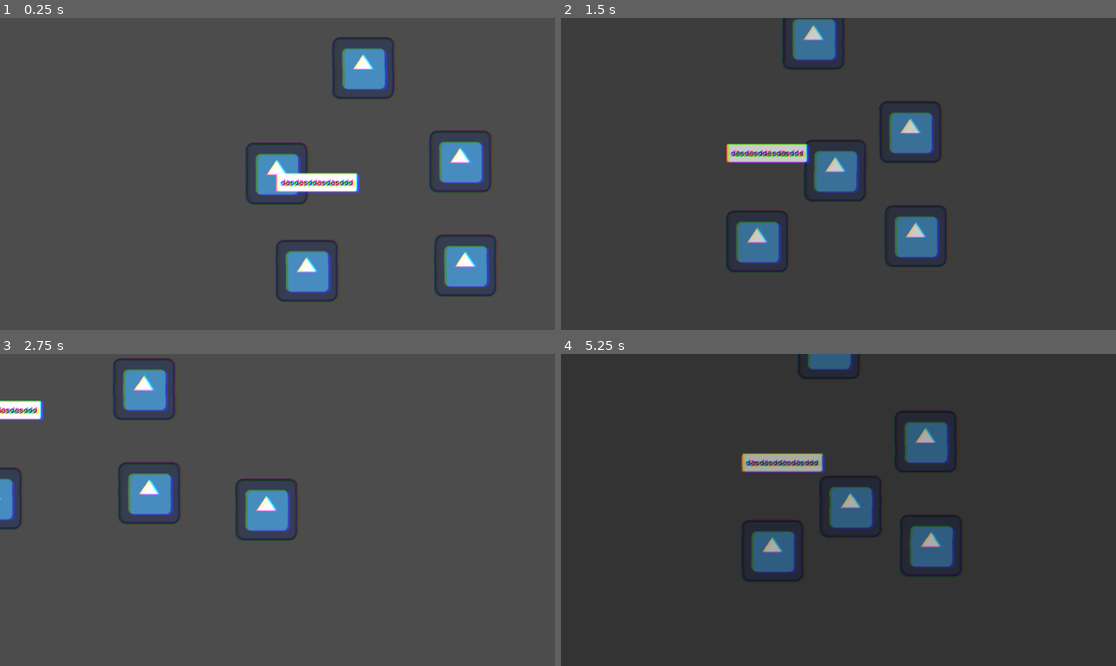
Above: before the commit, frames 1-4 (two rows, left to right).
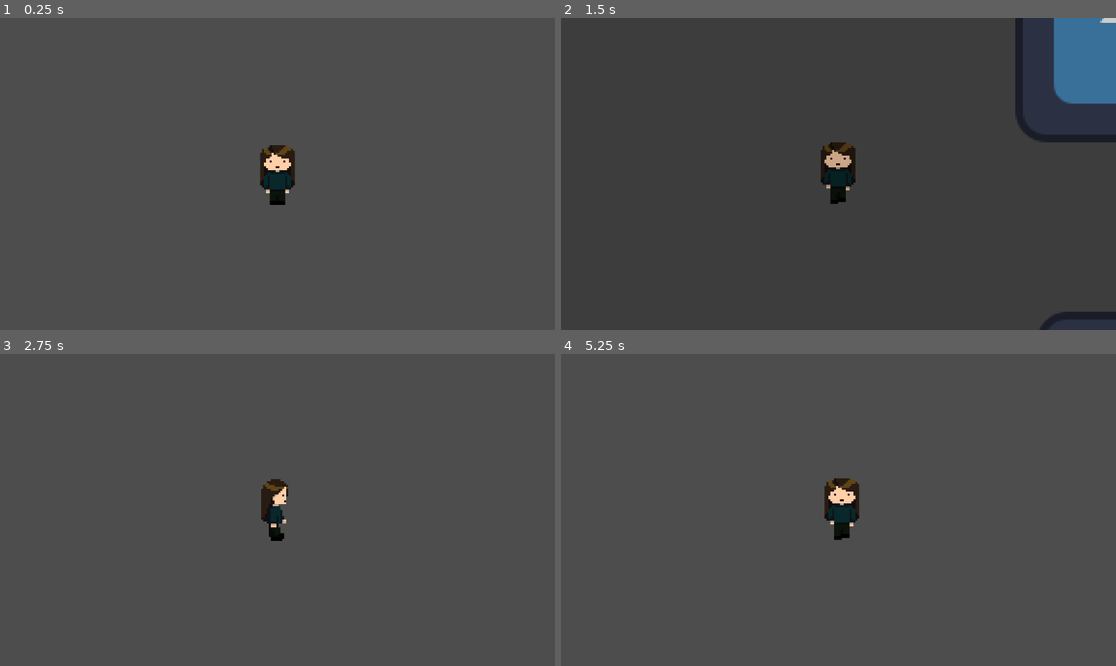
Above: after the commit, the same moments.

Repository: GameJam2025BG/Gamejam2025BG-gamecode
Game: Godot game, scene res://main.tscn
Same seed, same stepped clock (60 frames per second), same inputs: the game is played once before the commit and once after it. The engine's default icon, where the game draws it, is replaced by a stand-in: a white triangle on a blue panel in a dark square.
Inputs:
- Up to frame 1 (0.25 s): no input
- Up to frame 2 (1.5 s): tap Enter (ui_accept) at 0.5, 0.77, 0.8, 1.07, 1.35 s; hold D (move_right) 0.53-1.28 s; hold Space (advance_dialog, bound only after the commit) 0.53-1.28 s; hold S (move_down) from 1.28 s (still down)
- Up to frame 3 (2.75 s): tap Enter (ui_accept) at 1.52, 1.82, 2.3 s; tap Space (advance_dialog, bound only after the commit) at 1.55 s; release S (move_down) at 2.03 s; hold D (move_right) from 2.03 s (still down); hold Shift (Run) from 2.03 s (still down)
- Up to frame 4 (5.25 s): release D (move_right) at 2.78 s; release Shift (Run) at 2.78 s; hold Up (move_up) 2.78-3.53 s; tap Space (advance_dialog, bound only after the commit) at 2.85, 4.55 s; tap Enter (ui_accept) at 3.02, 3.32, 3.77, 3.8, 4.07, 4.35, 4.52, 4.82 s; hold Space (advance_dialog, bound only after the commit) 3.53-4.28 s; hold A (move_left) 3.53-5.03 s; hold S (move_down) from 5.03 s (still down); hold Shift (Run) from 5.03 s (still down)

The runs differ from the first frame. In frame 1, 8.6% of the frame differs, in the area x 44-90%, y 6-92%; in frame 2, 12%; in frame 3, 5.9%; in frame 4, 100%, in the area x 0-100%, y 0-100%.
Error after the commit: Cannot call method 'change_scene_to_file' on a null value. (res://scripts/area_2d1.gd:15)

Commit message:
AIMATIONS

Diff:
--- a/gamejam2025bg/components/main_charecter.tscn
+++ b/gamejam2025bg/components/main_charecter.tscn
@@ -1,12 +1,12 @@
-[gd_scene load_steps=11 format=3 uid="uid://d1d5w4hwtp3yn"]
+[gd_scene load_steps=21 format=3 uid="uid://d1d5w4hwtp3yn"]
 
 [ext_resource type="Script" path="res://scripts/main_charecter.gd" id="1_go1eu"]
-[ext_resource type="Texture2D" uid="uid://bi3w4kfhivyeg" path="res://icon.svg" id="2_ei7oe"]
 [ext_resource type="Shader" path="res://shaders/pixel_sort.gdshader" id="2_mm24y"]
 [ext_resource type="Script" path="res://scripts/camera_effects.gd" id="2_tcway"]
 [ext_resource type="Script" path="res://scripts/pixel_sort.gd" id="4_2nj7y"]
 [ext_resource type="Shader" path="res://shaders/bug_effect.gdshader" id="4_2y0o8"]
 [ext_resource type="Script" path="res://scripts/bug_effect.gd" id="5_q21jr"]
+[ext_resource type="Texture2D" uid="uid://bxsrdpi5equf0" path="res://textures/rika.png" id="7_m8rc4"]
 
 [sub_resource type="ShaderMaterial" id="ShaderMaterial_4l6gm"]
 shader = ExtResource("2_mm24y")
@@ -24,13 +24,174 @@
 shader_parameter/direction_b = Vector2(-0.7, -0.3)
 
 [sub_resource type="RectangleShape2D" id="RectangleShape2D_vr2pu"]
-size = Vector2(138, 139)
+size = Vector2(18.25, 33)
+
+[sub_resource type="Animation" id="Animation_82v51"]
+length = 0.001
+tracks/0/type = "value"
+tracks/0/imported = false
+tracks/0/enabled = true
+tracks/0/path = NodePath("Sprite2D:frame")
+tracks/0/interp = 1
+tracks/0/loop_wrap = true
+tracks/0/keys = {
+"times": PackedFloat32Array(0),
+"transitions": PackedFloat32Array(1),
+"update": 1,
+"values": [0]
+}
+
+[sub_resource type="Animation" id="Animation_q7782"]
+resource_name = "idle_back"
+loop_mode = 1
+tracks/0/type = "value"
+tracks/0/imported = false
+tracks/0/enabled = true
+tracks/0/path = NodePath("Sprite2D:frame")
+tracks/0/interp = 1
+tracks/0/loop_wrap = true
+tracks/0/keys = {
+"times": PackedFloat32Array(0, 0.4, 0.9),
+"transitions": PackedFloat32Array(1, 1, 1),
+"update": 1,
+"values": [8, 9, 8]
+}
+
+[sub_resource type="Animation" id="Animation_eqaec"]
+resource_name = "idle_left"
+loop_mode = 1
+tracks/0/type = "value"
+tracks/0/imported = false
+tracks/0/enabled = true
+tracks/0/path = NodePath("Sprite2D:frame")
+tracks/0/interp = 1
+tracks/0/loop_wrap = true
+tracks/0/keys = {
+"times": PackedFloat32Array(0, 0.4, 0.9),
+"transitions": PackedFloat32Array(1, 1, 1),
+"update": 1,
+"values": [4, 5, 4]
+}
+
+[sub_resource type="Animation" id="Animation_38h87"]
+resource_name = "idle_right"
+loop_mode = 1
+tracks/0/type = "value"
+tracks/0/imported = false
+tracks/0/enabled = true
+tracks/0/path = NodePath("Sprite2D:frame")
+tracks/0/interp = 1
+tracks/0/loop_wrap = true
+tracks/0/keys = {
+"times": PackedFloat32Array(0, 0.4, 0.9),
+"transitions": PackedFloat32Array(1, 1, 1),
+"update": 1,
+"values": [12, 13, 12]
+}
+
+[sub_resource type="Animation" id="Animation_x8kq7"]
+resource_name = "walk_front"
+length = 0.8
+loop_mode = 1
+tracks/0/type = "value"
+tracks/0/imported = false
+tracks/0/enabled = true
+tracks/0/path = NodePath("Sprite2D:frame")
+tracks/0/interp = 1
+tracks/0/loop_wrap = true
+tracks/0/keys = {
+"times": PackedFloat32Array(0, 0.366667, 0.7),
+"transitions": PackedFloat32Array(1, 1, 1),
+"update": 1,
+"values": [2, 3, 2]
+}
+
+[sub_resource type="Animation" id="Animation_fk4k4"]
+resource_name = "walk_back"
+length = 0.8
+loop_mode = 1
+tracks/0/type = "value"
+tracks/0/imported = false
+tracks/0/enabled = true
+tracks/0/path = NodePath("Sprite2D:frame")
+tracks/0/interp = 1
+tracks/0/loop_wrap = true
+tracks/0/keys = {
+"times": PackedFloat32Array(0, 0.366667, 0.7),
+"transitions": PackedFloat32Array(1, 1, 1),
+"update": 1,
+"values": [10, 11, 10]
+}
+
+[sub_resource type="Animation" id="Animation_6v4ts"]
+resource_name = "walk_left"
+length = 0.8
+loop_mode = 1
+tracks/0/type = "value"
+tracks/0/imported = false
+tracks/0/enabled = true
+tracks/0/path = NodePath("Sprite2D:frame")
+tracks/0/interp = 1
+tracks/0/loop_wrap = true
+tracks/0/keys = {
+"times": PackedFloat32Array(0, 0.366667, 0.7),
+"transitions": PackedFloat32Array(1, 1, 1),
+"update": 1,
+"values": [14, 15, 14]
+}
+
+[sub_resource type="Animation" id="Animation_rbck0"]
+resource_name = "walk_right"
+length = 0.8
+loop_mode = 1
+tracks/0/type = "value"
+tracks/0/imported = false
+tracks/0/enabled = true
+tracks/0/path = NodePath("Sprite2D:frame")
+tracks/0/interp = 1
+tracks/0/loop_wrap = true
+tracks/0/keys = {
+"times": PackedFloat32Array(0, 0.366667, 0.7),
+"transitions": PackedFloat32Array(1, 1, 1),
+"update": 1,
+"values": [6, 7, 7]
+}
+
+[sub_resource type="Animation" id="Animation_avpkv"]
+resource_name = "idle_front"
+loop_mode = 1
+tracks/0/type = "value"
+tracks/0/imported = false
+tracks/0/enabled = true
+tracks/0/path = NodePath("Sprite2D:frame")
+tracks/0/interp = 1
+tracks/0/loop_wrap = true
+tracks/0/keys = {
+"times": PackedFloat32Array(0, 0.5, 1),
+"transitions": PackedFloat32Array(1, 1, 1),
+"update": 1,
+"values": [0, 1, 0]
+}
+
+[sub_resource type="AnimationLibrary" id="AnimationLibrary_gvra8"]
+_data = {
+"RESET": SubResource("Animation_82v51"),
+"idle_back": SubResource("Animation_q7782"),
+"idle_front": SubResource("Animation_avpkv"),
+"idle_left": SubResource("Animation_eqaec"),
+"idle_right": SubResource("Animation_38h87"),
+"walk_back": SubResource("Animation_fk4k4"),
+"walk_front": SubResource("Animation_x8kq7"),
+"walk_left": SubResource("Animation_6v4ts"),
+"walk_right": SubResource("Animation_rbck0")
+}
 
 [node name="Main_Charecter" type="CharacterBody2D"]
 motion_mode = 1
 script = ExtResource("1_go1eu")
 
 [node name="Camera2D" type="Camera2D" parent="."]
+zoom = Vector2(4, 4)
 script = ExtResource("2_tcway")
 
 [node name="pixel_sort" type="CanvasLayer" parent="Camera2D"]
@@ -63,8 +224,15 @@
 script = ExtResource("5_q21jr")
 
 [node name="CollisionShape2D" type="CollisionShape2D" parent="."]
-position = Vector2(1, -0.5)
+position = Vector2(-1, 0)
 shape = SubResource("RectangleShape2D_vr2pu")
 
 [node name="Sprite2D" type="Sprite2D" parent="."]
-texture = ExtResource("2_ei7oe")
+texture = ExtResource("7_m8rc4")
+hframes = 4
+vframes = 4
+
+[node name="AnimationPlayer" type="AnimationPlayer" parent="."]
+libraries = {
+"": SubResource("AnimationLibrary_gvra8")
+}
--- a/gamejam2025bg/components/text_box.tscn
+++ b/gamejam2025bg/components/text_box.tscn
@@ -30,7 +30,6 @@
 layout_mode = 2
 theme_override_colors/font_color = Color(0, 0, 0, 1)
 theme_override_fonts/font = ExtResource("3_08x75")
-text = "dasdasddasdasddd"
 vertical_alignment = 1
 
 [node name="LetterDisplayTimer" type="Timer" parent="."]
--- a/gamejam2025bg/main.tscn
+++ b/gamejam2025bg/main.tscn
@@ -1,9 +1,8 @@
-[gd_scene load_steps=8 format=3 uid="uid://dipjjmf15edn4"]
+[gd_scene load_steps=7 format=3 uid="uid://dipjjmf15edn4"]
 
 [ext_resource type="Texture2D" uid="uid://bi3w4kfhivyeg" path="res://icon.svg" id="1_2vjvq"]
 [ext_resource type="Script" path="res://world.gd" id="1_i1j7d"]
 [ext_resource type="PackedScene" uid="uid://d1d5w4hwtp3yn" path="res://components/main_charecter.tscn" id="2_cdw4s"]
-[ext_resource type="PackedScene" uid="uid://b6muog2f3lir1" path="res://components/text_box.tscn" id="3_vojcw"]
 [ext_resource type="Script" path="res://scripts/area_2d1.gd" id="4_wqmt7"]
 
 [sub_resource type="RectangleShape2D" id="RectangleShape2D_k3ogu"]
@@ -43,8 +42,6 @@
 position = Vector2(117, -421)
 texture = ExtResource("1_2vjvq")
 
-[node name="TextBox" parent="." instance=ExtResource("3_vojcw")]
-
 [connection signal="body_entered" from="Sprite2D2/Sprite2D/Area2D" to="." method="_on_area_2d_body_entered"]
 [connection signal="body_entered" from="Sprite2D2/Sprite2D/Area2D" to="Sprite2D2/Sprite2D/Area2D" method="_on_body_entered"]
 [connection signal="body_exited" from="Sprite2D2/Sprite2D/Area2D" to="." method="_on_area_2d_body_exited"]
--- a/gamejam2025bg/project.godot
+++ b/gamejam2025bg/project.godot
@@ -53,6 +53,12 @@
 "events": [Object(InputEventKey,"resource_local_to_scene":false,"resource_name":"","device":-1,"window_id":0,"alt_press …(195 unchanged characters)…
 ]
 }
+advance_dialog={
+"deadzone": 0.5,
+"events": [Object(InputEventKey,"resource_local_to_scene":false,"resource_name":"","device":-1,"window_id":0,"alt_pressed":false,"shift_pressed":false,"ctrl_pressed":false,"meta_pressed":false,"pressed":false,"keycode":0,"physical_keycode":32,"key_label":0,"unicode":32,"location":0,"echo":false,"script":null)
+, Object(InputEventKey,"resource_local_to_scene":false,"resource_name":"","device":-1,"window_id":0,"alt_pressed":false,"shift_pressed":false,"ctrl_pressed":false,"meta_pressed":false,"pressed":false,"keycode":0,"physical_keycode":4194309,"key_label":0,"unicode":0,"location":0,"echo":false,"script":null)
+]
+}
 
 [rendering]
 
--- a/gamejam2025bg/scripts/area_2d1.gd
+++ b/gamejam2025bg/scripts/area_2d1.gd
@@ -12,4 +12,4 @@
 	if entered and Input.is_action_just_pressed("ui_accept"):
 		TransitionScreen.transition()
 		await TransitionScreen.on_transition_finished
-		get_tree().change_scene_to_file("res://world2.tscn")
+		get_tree().change_scene_to_file("res://components/world2.tscn")
--- a/gamejam2025bg/scripts/camera_effects.gd
+++ b/gamejam2025bg/scripts/camera_effects.gd
@@ -1,7 +1,7 @@
 extends Camera2D
 
-@export var max_offset: float = 50.0
-@export var offset_per_sec: float = 30.0
+@export var max_offset: float = 10.0
+@export var offset_per_sec: float = 2.0
 
 var offset_x: float = 0.0;
 var offset_y: float = 0.0;
--- a/gamejam2025bg/scripts/main_charecter.gd
+++ b/gamejam2025bg/scripts/main_charecter.gd
@@ -1,6 +1,11 @@
 extends CharacterBody2D
+
+@onready var animation = $AnimationPlayer
+
 @export var SPEED: float = 300.0
 @export var RUN_SPEED: float = 600.0
+
+var last_direction: Vector2 = Vector2(0, -1)
 
 func _physics_process(delta: float) -> void:
 
@@ -11,18 +16,34 @@
 	else:
 		speed = SPEED
 
-	# Handle movement.
-	if InputTracker.left:
-		print("left")
-		position.x -= speed * delta
-	if InputTracker.right:
-		print("right")
-		position.x += speed * delta
-	if InputTracker.up:
-		print("up")
-		position.y -= speed * delta
-	if InputTracker.down:
-		print("down")
-		position.y += speed * delta
+
+	if InputTracker.left || InputTracker.right || InputTracker.up || InputTracker.down:
+		# Handle movement.
+		if InputTracker.left:
+			animation.play("walk_left")
+			position.x -= speed * delta
+			last_direction = Vector2(-1, 0)
+		if InputTracker.right:
+			animation.play("walk_right")
+			position.x += speed * delta
+			last_direction = Vector2(1, 0)
+		if InputTracker.up:
+			animation.play("walk_back")
+			position.y -= speed * delta
+			last_direction = Vector2(0, 1)
+		if InputTracker.down:
+			animation.play("walk_front")
+			position.y += speed * delta
+			last_direction = Vector2(0, -1)
+	else:
+		if last_direction == Vector2(0, -1):
+			animation.play("idle_front")
+		if last_direction == Vector2(0, 1):
+			animation.play("idle_back")
+		if last_direction == Vector2(1, 0):
+			animation.play("idle_left")
+		if last_direction == Vector2(-1, 0):
+			animation.play("idle_right")
+
 
 	move_and_slide()
--- a/gamejam2025bg/singleton/shader_power.gd
+++ b/gamejam2025bg/singleton/shader_power.gd
@@ -2,7 +2,7 @@
 
 
 var _pixel_sort: float = 0
-var _bug_effect: float = 0.003
+var _bug_effect: float = 0
 
 func set_pixel_sort(val: float) -> void:
 	_pixel_sort = clamp(val, 0, 1)
Binary file added: gamejam2025bg/textures/rika.png
Not shown, added: gamejam2025bg/textures/rika.png.import
